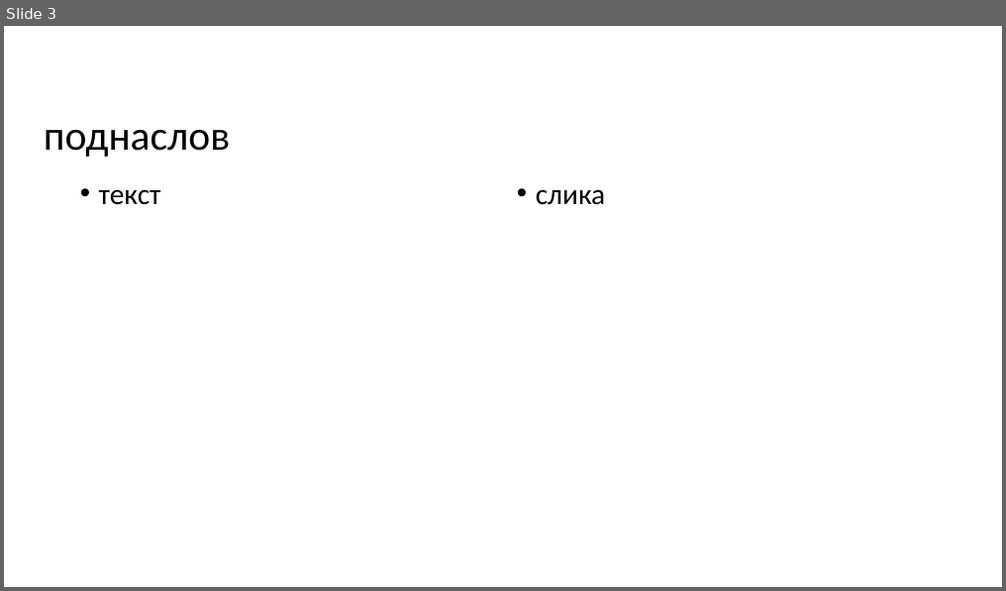
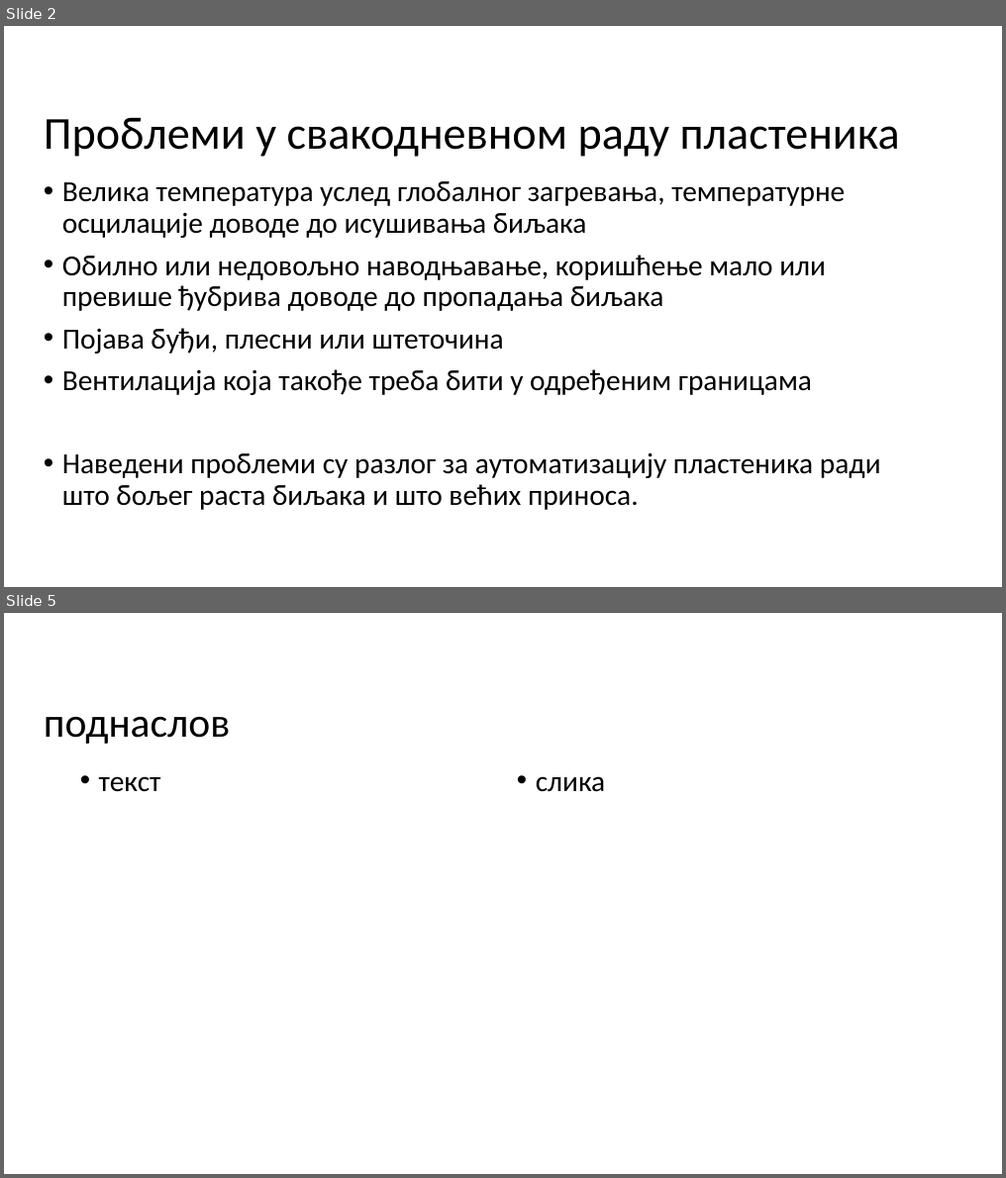
Before and after one commit to bozzano101/FuzzyGreenhouse, a slide deck: Presentation/Presentation.pptx. Shown one above the other, each under a label of ours: slide 3 before the commit, slides 2 and 5 after it; the slides between them are not shown. The pictures are 1006x591 and 1006x1178 pixels, drawn with LibreOffice and Linux fonts; fonts in the diff are those of the drawing; background and template pictures are left out. Boxes give left, top, right and bottom in pixels: in the first picture for what was removed or moved away, otherwise in the second. Text is boxed around its words. In the diff, an @@ line names an element or a change of style, - is before the commit and + after.

```diff
--- a/Presentation/Presentation.pptx
+++ b/Presentation/Presentation.pptx
@@ slide 2 added at (4,26,1002,587), background #FFFFFF @@
@@ title added at (44,117,900,157), 44 pt, text #000000 @@
+Проблеми у свакодневном раду пластеника
@@ text added at (62,181,881,510), 28 pt, text #000000 @@
+• Велика температура услед глобалног загревања, температурне осцилације доводе до исушивања биљака
+• Обилно или недовољно наводњавање, коришћење мало или превише ђубрива доводе до пропадања биљака
+• Појава буђи, плесни или штеточина
+• Вентилација која такође треба бити у одређеним границама
+• Наведени проблеми су разлог за аутоматизацију пластеника ради што бољег раста биљака и што већих приноса.
@@ what was slide 3 is now slide 5 @@
```
Also in this commit, not shown: 3 other slides added, 2 slides removed.
